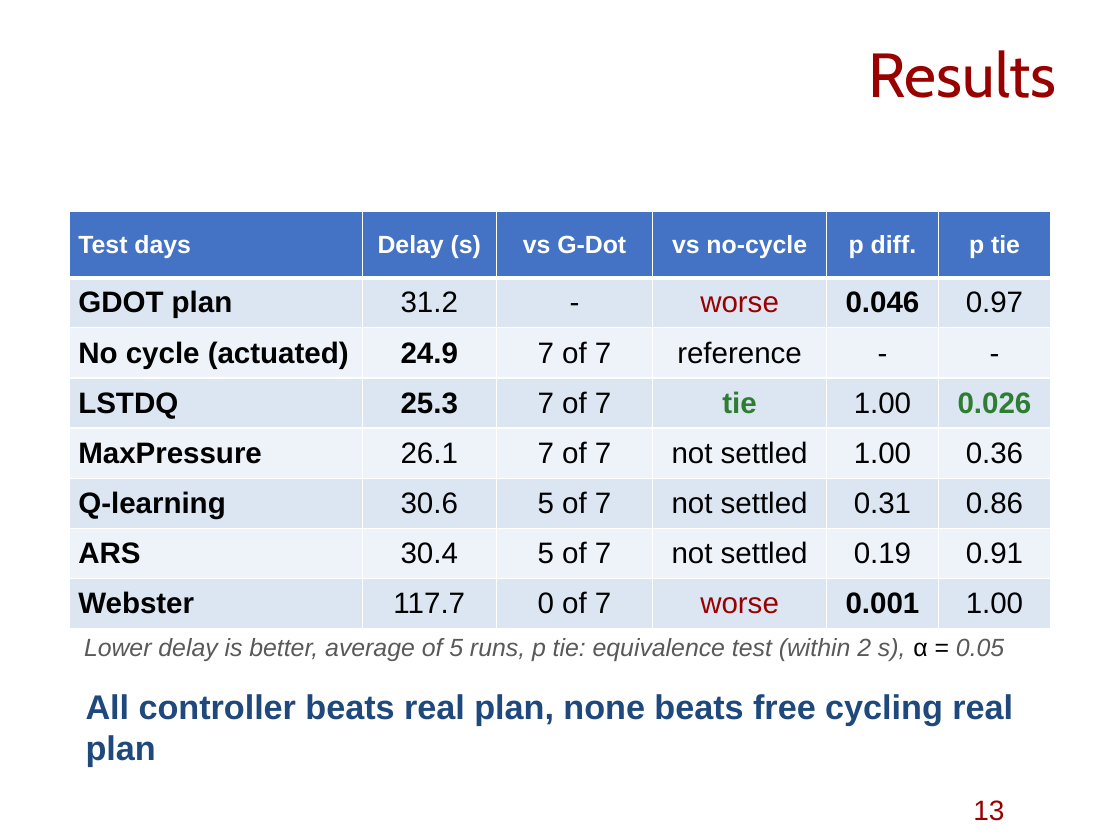
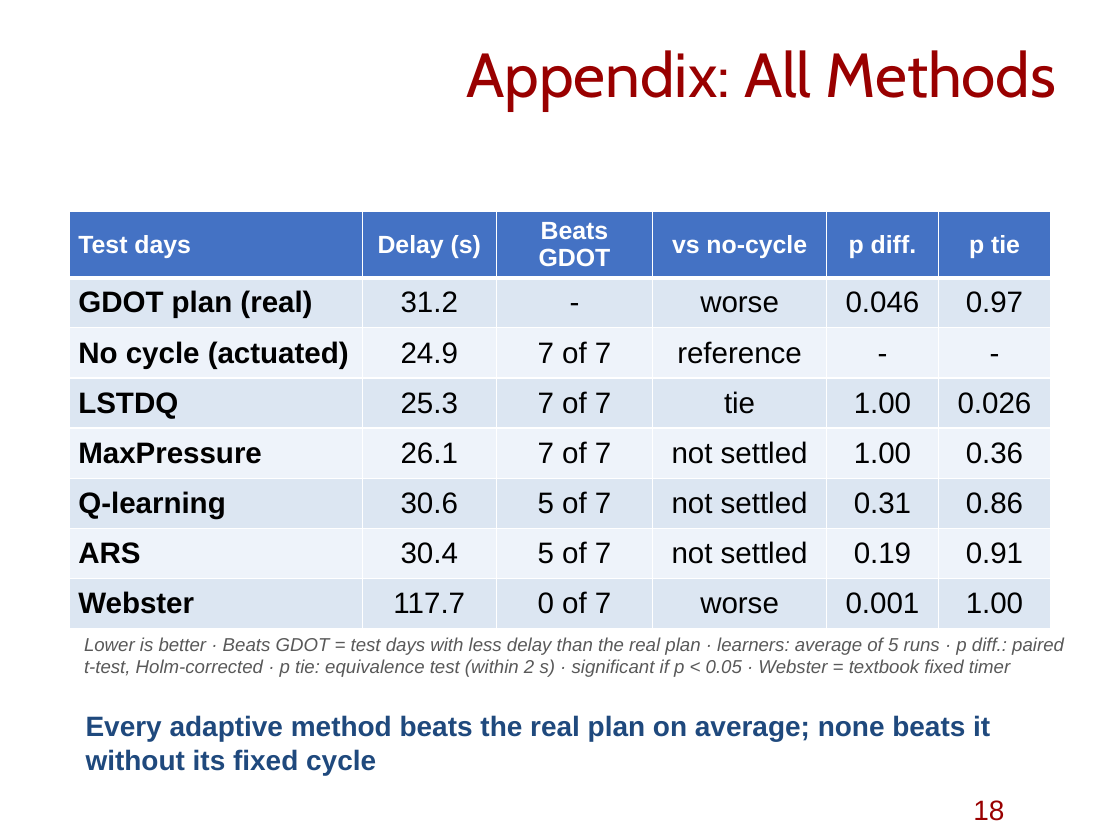
Before and after one commit to AndyMalela/gdot-dataset-conversion, a slide deck: slide 18 of presentation/final/eSocLab_MidtermTHISONE.pptx (slide 13 before the commit). Drawn at 1120x840 pixels with LibreOffice and Linux fonts; fonts in the diff are those of the drawing; background and template pictures are left out. Boxes give left, top, right and bottom in pixels: in the first picture for what was removed or moved away, otherwise in the second. Text is boxed around its words. In the diff, an @@ line names an element or a change of style, - is before the commit and + after.

```diff
--- a/presentation/final/eSocLab_MidtermTHISONE.pptx
+++ b/presentation/final/eSocLab_MidtermTHISONE.pptx
@@ text at (x1=466, y1=50, x2=1056, y2=111): text changed @@
-Results
+Appendix: All Methods
@@ table at (x1=69, y1=212, x2=1051, y2=629) @@
-row 1, column 3: vs G-Dot
+row 1, column 3: Beats GDOT
-row 2, column 1: GDOT plan
+row 2, column 1: GDOT plan (real)
@@ text colour #990000 to #000000 in "worse", "worse" @@
@@ bold off in "0.046", "24.9", "25.3", "tie" and 2 more places @@
@@ text colour #2E7D32 to #000000 in "tie", "0.026" @@
@@ text at (x1=84, y1=637, x2=1064, y2=677): text changed; size 16 to 12 pt @@
-Lower delay is better, average of 5 runs, p tie: equivalence test (within 2 s), α = 0.05
+Lower is better · Beats GDOT = test days with less delay than the real plan · learners: average of 5 runs · p diff.: paired t-test, Holm-corrected · p tie: equivalence test (within 2 s) · significant if p < 0.05 · Webster = textbook fixed timer
@@ text at (x1=86, y1=715, x2=990, y2=775): text changed; size 22 to 18 pt @@
-All controller beats real plan, none beats free cycling real plan
+Every adaptive method beats the real plan on average; none beats it without its fixed cycle
@@ page number at (x1=973, y1=800, x2=1004, y2=821): text changed @@
-13
+18
```
Also in this commit, not shown: 3 other slides changed, 2 slides added, 3 other files.
